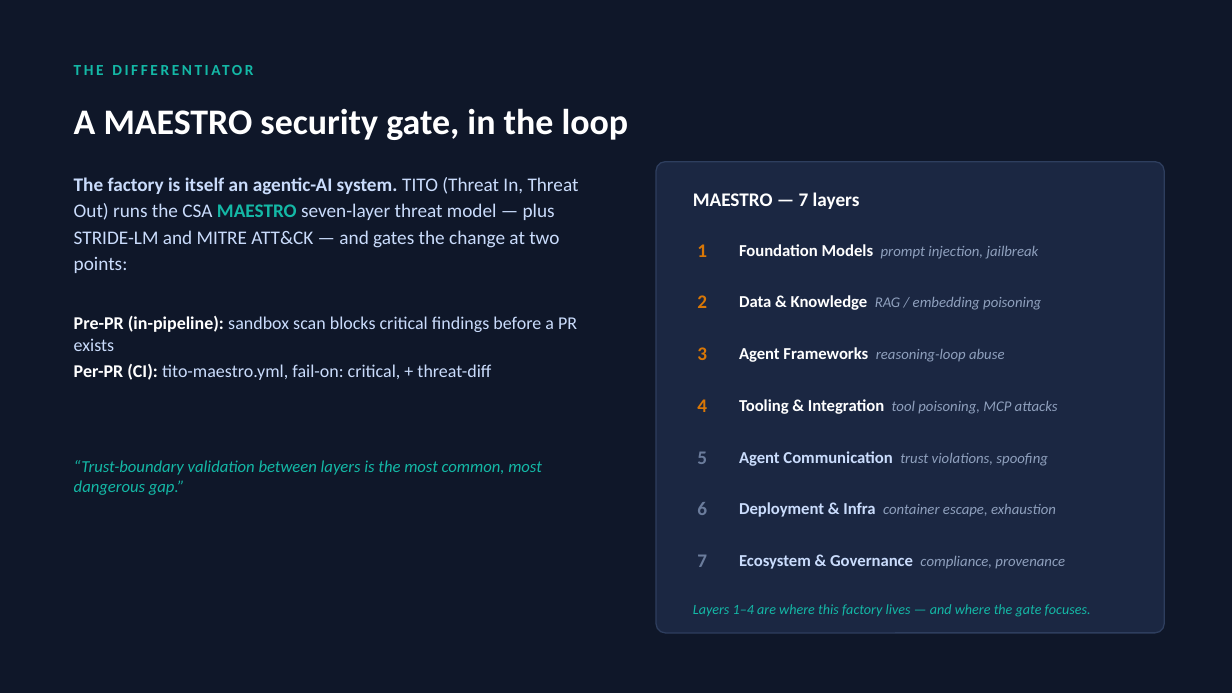
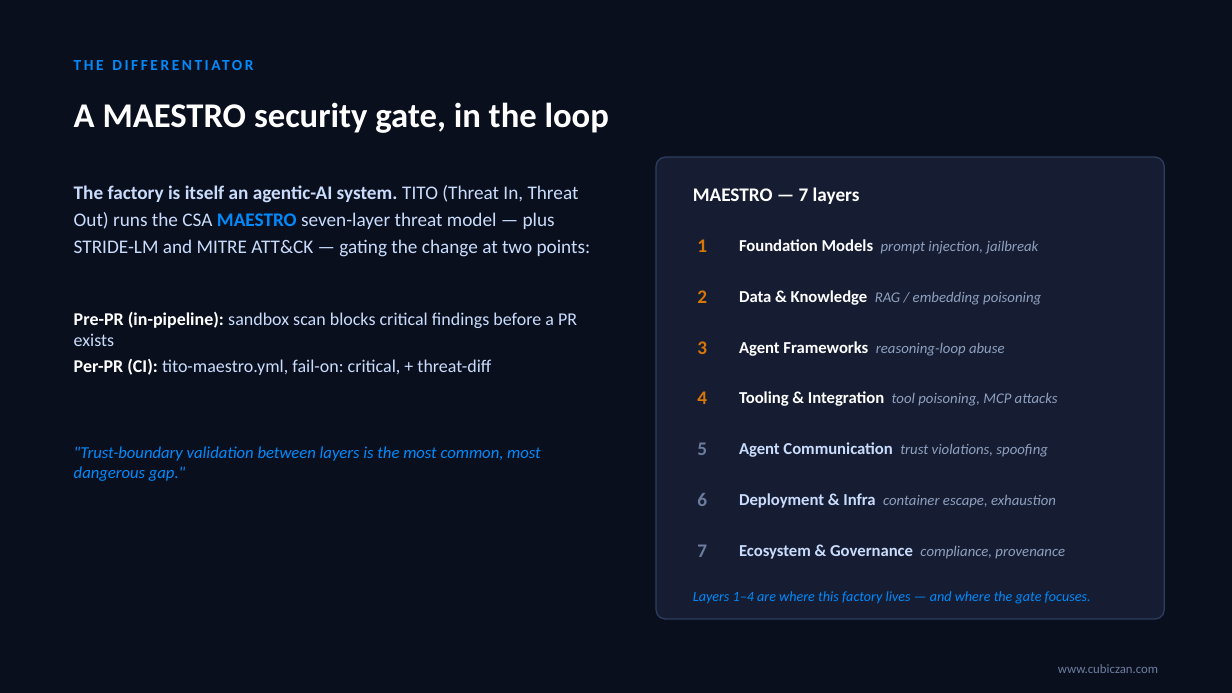
Before and after one commit to Cubiczan/software-factory, a slide deck: slide 5 of SuperPlane-Software-Factory.pptx. Drawn at 1232x693 pixels with LibreOffice and Linux fonts; fonts in the diff are those of the drawing. Boxes give left, top, right and bottom in pixels: in the first picture for what was removed or moved away, otherwise in the second. Text is boxed around its words. In the diff, an @@ line names an element or a change of style, - is before the commit and + after.

```diff
--- a/SuperPlane-Software-Factory.pptx
+++ b/SuperPlane-Software-Factory.pptx
@@ background #0F1729 to #0A0F1E @@
@@ text "THE DIFFERENTIATOR" at [65, 51, 1128, 79]: text colour #14B8A6 to #008AFC @@
@@ text "A MAESTRO security gate, in ..." at [74, 102, 609, 133]: size 28 to 27 pt @@
@@ rounded rectangle: place and size @@
-rounded rectangle at [656, 162, 1165, 633]
+rounded rectangle at [656, 157, 1165, 619]
@@ rounded rectangle at [656, 157, 1165, 619]: fill #1B2742 to #161D33 @@
@@ text at [74, 185, 591, 257]: text changed @@
-The factory is itself an agentic-AI system. TITO (Threat In, Threat Out) runs the CSA MAESTRO seven-layer threat model — plus STRIDE-LM and MITRE ATT&CK — and gates the change at two points:
+The factory is itself an agentic-AI system. TITO (Threat In, Threat Out) runs the CSA MAESTRO seven-layer threat model — plus STRIDE-LM and MITRE ATT&CK — gating the change at two points:
@@ 8 texts: place and size @@
-8 texts at [74, 192, 1041, 380]
+8 texts at [74, 187, 1041, 375]
@@ text at [74, 446, 541, 481]: text changed; text colour #14B8A6 to #008AFC @@
-“Trust-boundary validation between layers is the most common, most dangerous gap.”
+"Trust-boundary validation between layers is the most common, most dangerous gap."
@@ 8 texts: place and size @@
-8 texts at [697, 399, 1065, 569]
+8 texts at [697, 391, 1065, 559]
@@ text "Layers 1–4 are where this ...": place and size @@
-text "Layers 1–4 are where this ..." at [693, 604, 1091, 617]
+text "Layers 1–4 are where this ..." at [693, 591, 1091, 604]
@@ text "Layers 1–4 are where this ..." at [693, 591, 1091, 604]: text colour #14B8A6 to #008AFC @@
@@ text added at [1058, 664, 1158, 673], 10 pt, text #6E7EA0 @@
+www.cubiczan.com
```
Also in this commit, not shown: 7 other slides changed, 1 other file.
